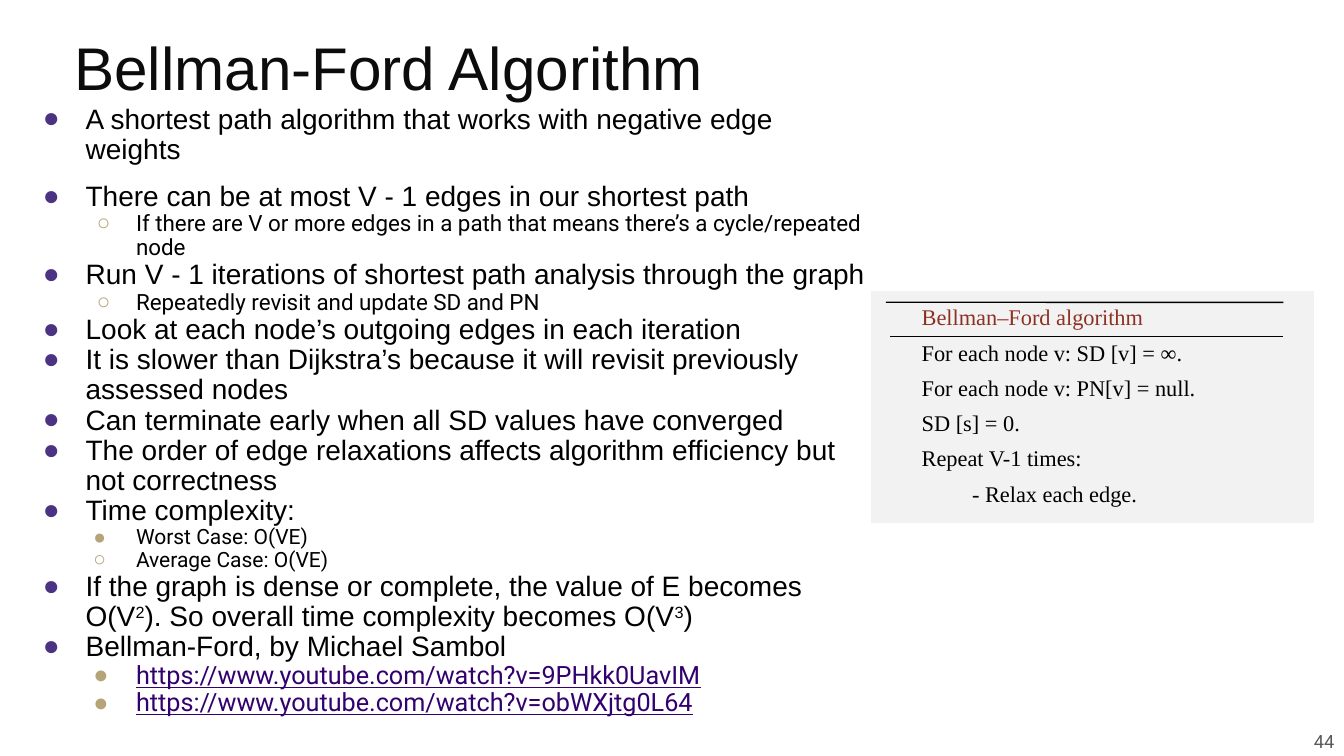
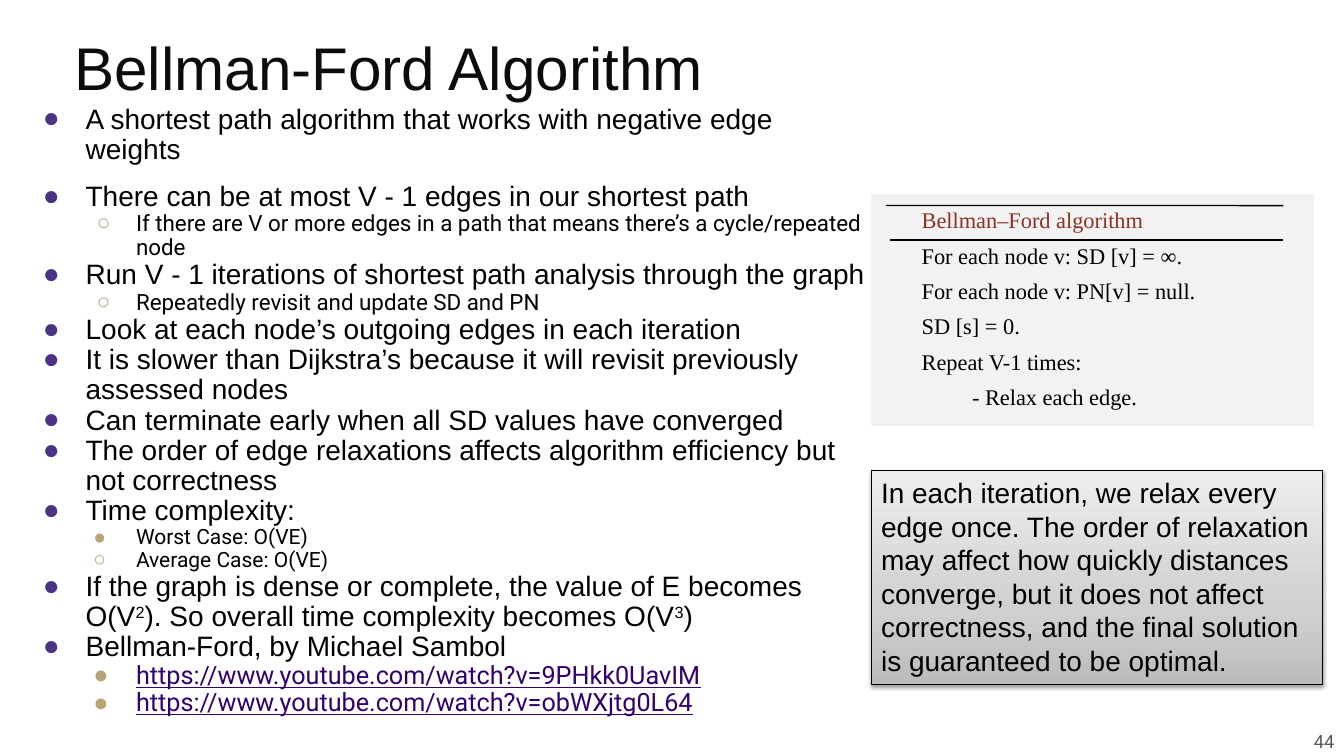
Before and after one commit to guhofstra/CSC175Sp26, a slide deck: slide 44 of PPTs/Lecture 5.1 Shortest Paths Algorithms.pptx. Drawn at 1344x756 pixels with LibreOffice and Linux fonts; fonts in the diff are those of the drawing. Boxes give left, top, right and bottom in pixels: in the first picture for what was removed or moved away, otherwise in the second. Text is boxed around its words. In the diff, an @@ line names an element or a change of style, - is before the commit and + after.

```diff
--- a/PPTs/Lecture 5.1 Shortest Paths Algorithms.pptx
+++ b/PPTs/Lecture 5.1 Shortest Paths Algorithms.pptx
@@ 2 lines, 1 text, 1 freeform shape moved together from (x1=871, y1=291, x2=1314, y2=522) to (x1=871, y1=195, x2=1314, y2=425) @@
@@ rectangle added at (x1=871, y1=471, x2=1323, y2=685), fill gradient #BDBDBD to #D1D1D1 to #EEEEEE, outline #000000 0.75 pt, 20 pt, text #000000 @@
+In each iteration, we relax every edge once. The order of relaxation may affect how quickly distances converge, but it does not affect correctness, and the final solution is guaranteed to be optimal.
```
Also in this commit, not shown: 7 other slides changed, 1 slide added, 4 other files.
